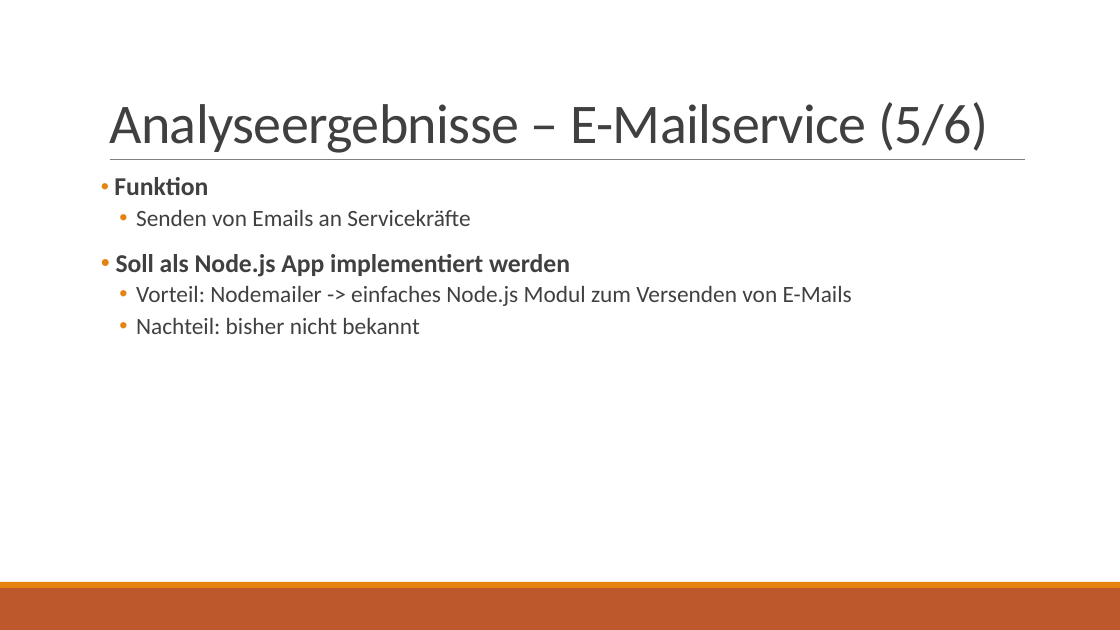
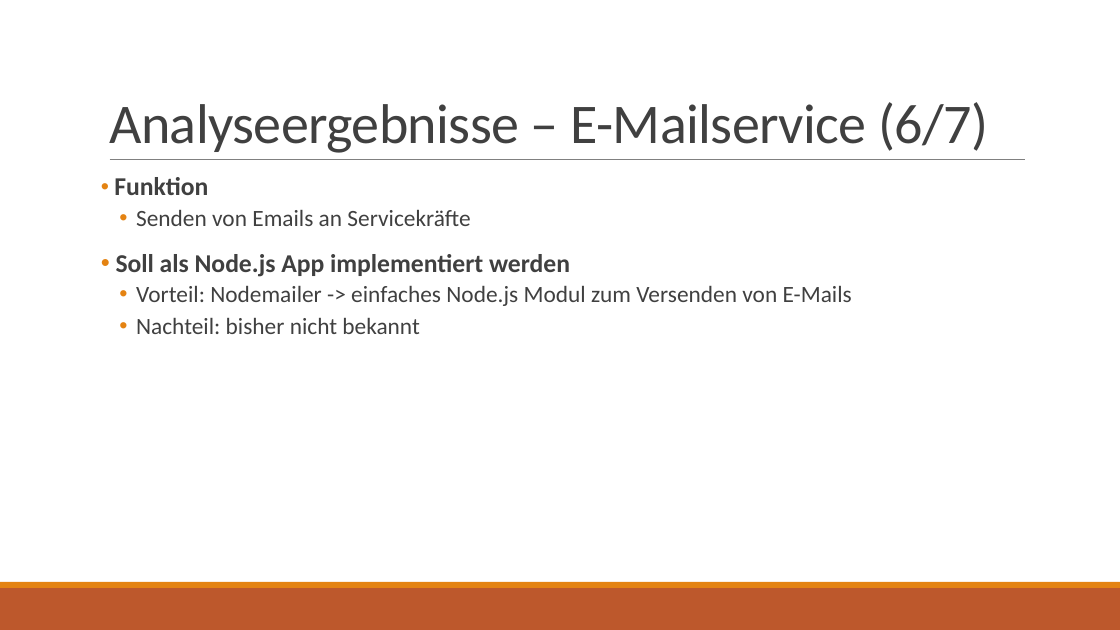
Before and after one commit to jnk111/AI_Praktikum, a slide deck: slide 7 of Aufgaben/P4/Loesung/Wochenplansoftware - Architekturbewertung.pptx. Drawn at 1120x630 pixels with LibreOffice and Linux fonts; fonts in the diff are those of the drawing. Boxes give left, top, right and bottom in pixels: in the first picture for what was removed or moved away, otherwise in the second. Text is boxed around its words. In the diff, an @@ line names an element or a change of style, - is before the commit and + after.

```diff
--- a/Aufgaben/P4/Loesung/Wochenplansoftware - Architekturbewertung.pptx
+++ b/Aufgaben/P4/Loesung/Wochenplansoftware - Architekturbewertung.pptx
@@ title at [109,102,988,153]: text changed @@
-Analyseergebnisse – E-Mailservice (5/6)
+Analyseergebnisse – E-Mailservice (6/7)
```
Also in this commit, not shown: 11 other slides changed, 2 slides added, 1 other file.
